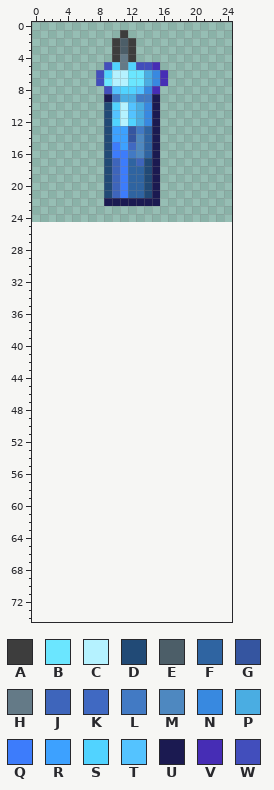
Sprite sheet -- Sources/Modules/FoodModule/Items/ModDrink/PiercoldWind.png. The picture above is the old version.
The file is 50x50 pixels, drawn in blocks of 2x2; one block is one cell here. Colours within 5 levels of each other are drawn and written as one. The old version is drawn lined up with the new one, on the new canvas.
Palette (. is transparent): A #3d3d3d  B #6be6ff  C #b5f2ff  D #214a76  E #4c5e68  F #2f64a1  G #3555a0  H #647a87  J #3e65bb  K #4069c2  L #427ac4  M #4e88c0  N #3889e0  P #4aade2  Q #3d7cfb  R #3da1ff  S #51d3ff  T #54c3ff  U #1b1a51  V #462db5  W #424ebc
Pixels before, first column x 8:
 1 ...A.....
 2 ..AEA....
 3 ..AEA....
 4 ..AHA....
 5 .WSHSWWV.
 6 WSCCBBPNV
 7 WBCCBBPNV
 8 .WTSSTNV.
 9 .ULPPLLU.
10 .DSCTPNU.
11 .DTCTPNU.
12 .DSCSPNU.
13 .DRRGLFU.
14 .DRRGMFU.
15 .DQRKMFU.
16 .DQQLMFU.
17 .DJQFJDU.
18 .DJQFFDU.
19 .DJQFFDU.
20 .DJQFFDU.
21 .DJQFFDU.
22 .UUUUUUU.
Once edited:
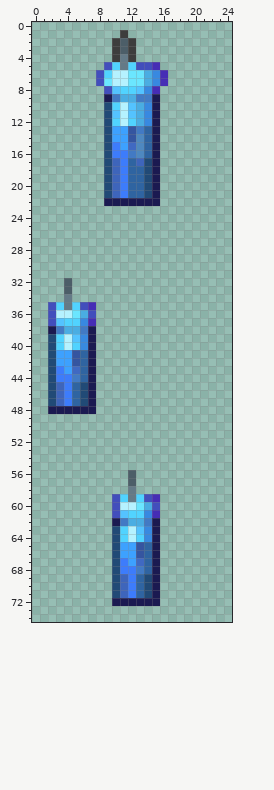
Diff:
canvas 25x25 -> 25x75
Changed rows in their new state; - is an unchanged pixel.
first column x 2:
32 --E---
33 --E---
34 --H---
35 WSHSWV
36 WCCBPW
37 WTSSNV
38 ULPPLU
39 DSCTNU
40 DSCSNU
41 DRRGFU
42 DRRGFU
43 DQRKFU
44 DQQLFU
45 DJQFDU
46 DJQFDU
47 DJQFDU
48 UUUUUU
first column x 10:
56 --E---
57 --E---
58 --H---
59 WSHSWV
60 WCCBPW
61 WTSSNV
62 ULPPLU
63 DSCTNU
64 DSCSNU
65 DRRGFU
66 DRRGFU
67 DQRKFU
68 DQQLFU
69 DJQFDU
70 DJQFDU
71 DJQFDU
72 UUUUUU
Boxes around the changes in both pictures, in picture pixels (x1, y1, x2, y2):
added: (48, 278, 96, 414)
added: (112, 470, 160, 606)
